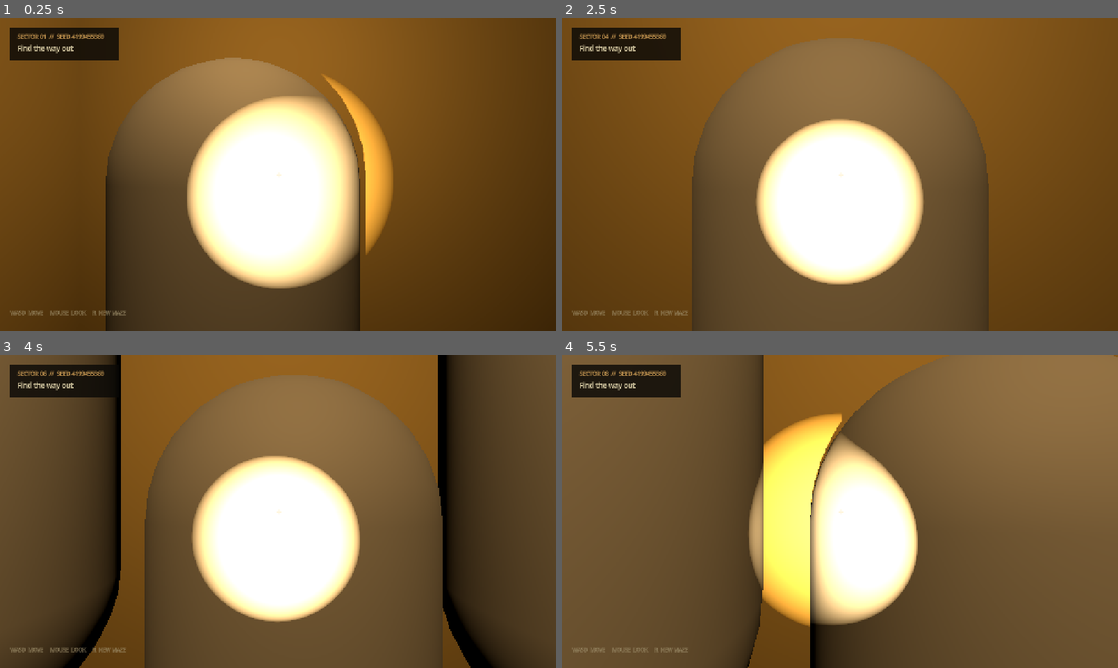
Above: before the commit, frames 1-4 (two rows, left to right).
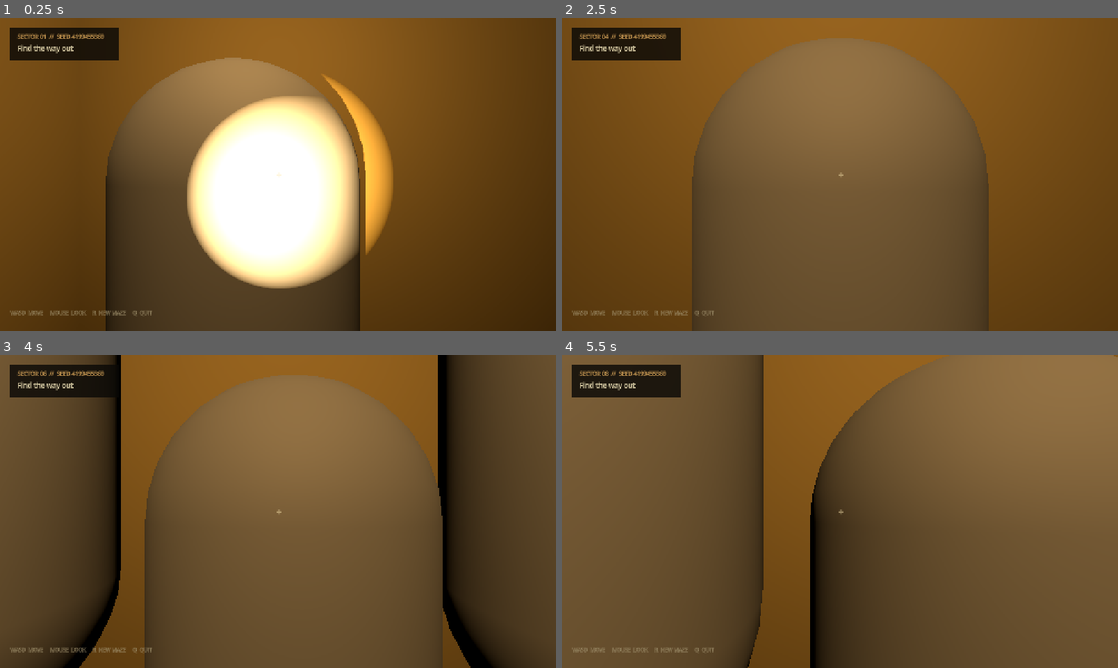
Above: after the commit, the same moments.

Repository: tvanzyl1/BackroomsGodot
Game: Godot game, scene res://main.tscn
Same seed, same stepped clock (60 frames per second), same inputs: the game is played once before the commit and once after it.
Inputs (mouse positions are in pixels of both pictures, inside the frame that each line leads up to):
- Up to frame 1 (0.25 s): no input
- Up to frame 2 (2.5 s): tap Enter at 0.5 s; move the mouse to (867, 174) at 0.52 s; hold R (new_game) 0.53-1.28 s; hold W (move_forward) from 0.53 s (still down); tap F at 0.8, 1.35, 2.3 s; move the mouse to (812, 174) at 1.27 s; tap R (new_game) at 1.55 s; move the mouse to (851, 168) at 2.02 s; hold R (new_game) from 2.03 s (still down)
- Up to frame 3 (4 s): keep holding W (move_forward); tap Space at 2.75 s; move the mouse to (272, 517) at 2.77 s; release R (new_game) at 2.78 s; tap F at 2.85, 3.8 s; tap R (new_game) at 3.05 s; move the mouse to (316, 514) at 3.52 s; hold R (new_game) from 3.53 s (still down)
- Up to frame 4 (5.5 s): keep holding W (move_forward); move the mouse to (795, 508) at 4.27 s; release R (new_game) at 4.28 s; tap F at 4.35, 5.3 s; tap R (new_game) at 4.55 s; move the mouse to (845, 511) at 5.02 s; hold R (new_game) from 5.03 s (still down)

The runs differ from the first frame. In frame 1, less than 0.1% of the frame differs, in the area x 23-28%, y 93-96%; in frame 2, 13%; in frame 3, 13%; in frame 4, 16%, in the area x 23-64%, y 18-96%.

Commit message:
Added some keys

Diff:
--- a/main.gd
+++ b/main.gd
@@ -14,6 +14,7 @@
 var generation: int = 0
 var status_label: Label
 var seed_label: Label
+var quit_dialog: ConfirmationDialog
 
 var wall_material: StandardMaterial3D
 var floor_material: StandardMaterial3D
@@ -29,6 +30,9 @@
 func _unhandled_input(event: InputEvent) -> void:
 	if event.is_action_pressed("new_game"):
 		new_game()
+	if event.is_action_pressed("quit_game") and not quit_dialog.visible:
+		Input.set_mouse_mode(Input.MOUSE_MODE_VISIBLE)
+		quit_dialog.popup_centered()
 	if event is InputEventMouseButton and event.pressed:
 		Input.set_mouse_mode(Input.MOUSE_MODE_CAPTURED)
 
@@ -202,7 +206,7 @@
 	status_label.add_theme_font_size_override("font_size", 16)
 	panel.add_child(status_label)
 	var help := Label.new()
-	help.text = "WASD  MOVE     MOUSE  LOOK     R  NEW MAZE"
+	help.text = "WASD  MOVE     MOUSE  LOOK     R  NEW MAZE     Q  QUIT"
 	help.position = Vector2(24.0, 670.0)
 	help.add_theme_color_override("font_color", Color(0.62, 0.56, 0.42, 0.9))
 	help.add_theme_font_size_override("font_size", 12)
@@ -213,3 +217,13 @@
 	crosshair.add_theme_color_override("font_color", Color(1.0, 0.92, 0.7, 0.75))
 	crosshair.add_theme_font_size_override("font_size", 18)
 	layer.add_child(crosshair)
+	quit_dialog = ConfirmationDialog.new()
+	quit_dialog.title = "Leave the Maze?"
+	quit_dialog.dialog_text = "Are you sure you want to quit?"
+	quit_dialog.ok_button_text = "Quit"
+	quit_dialog.cancel_button_text = "Stay"
+	quit_dialog.confirmed.connect(_quit_game)
+	layer.add_child(quit_dialog)
+
+func _quit_game() -> void:
+	get_tree().quit()
--- a/player.gd
+++ b/player.gd
@@ -4,10 +4,19 @@
 @export var move_speed: float = 4.5
 @export var mouse_sensitivity: float = 0.0025
 @export var acceleration: float = 18.0
+@export var flashlight_jitter_min_delay: float = 2.5
+@export var flashlight_jitter_max_delay: float = 6.0
+@export var flashlight_jitter_duration: float = 0.08
+@export var flashlight_jitter_min_energy: float = 0.2
 
 var head: Node3D
 var camera: Camera3D
 var flashlight: SpotLight3D
+var flashlight_enabled: bool = true
+var flashlight_energy: float = 5.0
+var flashlight_jitter_time: float = 0.0
+var flashlight_jitter_delay: float = 0.0
+var rng := RandomNumberGenerator.new()
 var pitch: float = 0.0
 var input_enabled: bool = true
 
@@ -24,7 +33,8 @@
 	flashlight = SpotLight3D.new()
 	flashlight.name = "Flashlight"
 	flashlight.light_color = Color(1.0, 0.86, 0.63)
-	flashlight.light_energy = 5.0
+	flashlight_energy = 5.0
+	flashlight.light_energy = flashlight_energy
 	flashlight.spot_range = 16.0
 	flashlight.spot_angle = 32.0
 	flashlight.shadow_enabled = true
@@ -41,7 +51,9 @@
 	camera.position.z = 0.02
 
 func _ready() -> void:
+	rng.randomize()
 	setup()
+	_schedule_flashlight_jitter()
 	Input.set_mouse_mode(Input.MOUSE_MODE_CAPTURED)
 
 func _unhandled_input(event: InputEvent) -> void:
@@ -49,8 +61,29 @@
 		rotate_y(-event.relative.x * mouse_sensitivity)
 		pitch = clamp(pitch - event.relative.y * mouse_sensitivity, -1.35, 1.35)
 		head.rotation.x = pitch
+	elif event is InputEventKey and event.pressed and not event.echo and event.keycode == KEY_F:
+		flashlight_enabled = not flashlight_enabled
+		flashlight.visible = flashlight_enabled
+		flashlight.light_energy = flashlight_energy
 	elif event is InputEventKey and event.pressed and event.keycode == KEY_ESCAPE:
 		Input.set_mouse_mode(Input.MOUSE_MODE_VISIBLE)
+
+func _process(delta: float) -> void:
+	if not flashlight_enabled:
+		return
+	if flashlight_jitter_time > 0.0:
+		flashlight_jitter_time -= delta
+		flashlight.light_energy = flashlight_energy * rng.randf_range(flashlight_jitter_min_energy, 0.65)
+		if flashlight_jitter_time <= 0.0:
+			flashlight.light_energy = flashlight_energy
+			_schedule_flashlight_jitter()
+	else:
+		flashlight_jitter_delay -= delta
+		if flashlight_jitter_delay <= 0.0:
+			flashlight_jitter_time = flashlight_jitter_duration
+
+func _schedule_flashlight_jitter() -> void:
+	flashlight_jitter_delay = rng.randf_range(flashlight_jitter_min_delay, flashlight_jitter_max_delay)
 
 func _physics_process(delta: float) -> void:
 	if not input_enabled:
--- a/project.godot
+++ b/project.godot
@@ -1,29 +1,66 @@
 ; Engine configuration file.
-; Backrooms Maze - Godot 4.7.2
+; It's best edited using the editor UI and not directly,
+; since the parameters that go here are not all obvious.
+;
+; Format:
+;   [section] ; section goes between []
+;   param=value ; assign values to parameters
+
 config_version=5
 
 [application]
+
 config/name="Backrooms: Yellow Maze"
 run/main_scene="res://main.tscn"
+config/features=PackedStringArray("4.7")
 
 [display]
+
 window/size/viewport_width=1280
 window/size/viewport_height=720
 window/size/window_width_override=1280
 window/size/window_height_override=720
 window/stretch/mode="canvas_items"
 
+[gui]
+
+theme/default_font_multichannel_signed_distance_field=true
+
+[input]
+
+move_forward={
+"deadzone": 0.5,
+"events": [Object(InputEventKey,"resource_local_to_scene":false,"resource_name":"","device":16,"window_id":0,"alt_pressed":false,"shift_pressed":false,"ctrl_pressed":false,"meta_pressed":false,"pressed":false,"keycode":0,"physical_keycode":87,"key_label":0,"unicode":0,"location":0,"echo":false,"script":null)
+]
+}
+move_backward={
+"deadzone": 0.5,
+"events": [Object(InputEventKey,"resource_local_to_scene":false,"resource_name":"","device":16,"window_id":0,"alt_pressed":false,"shift_pressed":false,"ctrl_pressed":false,"meta_pressed":false,"pressed":false,"keycode":0,"physical_keycode":83,"key_label":0,"unicode":0,"location":0,"echo":false,"script":null)
+]
+}
+move_left={
+"deadzone": 0.5,
+"events": [Object(InputEventKey,"resource_local_to_scene":false,"resource_name":"","device":16,"window_id":0,"alt_pressed":false,"shift_pressed":false,"ctrl_pressed":false,"meta_pressed":false,"pressed":false,"keycode":0,"physical_keycode":65,"key_label":0,"unicode":0,"location":0,"echo":false,"script":null)
+]
+}
+move_right={
+"deadzone": 0.5,
+"events": [Object(InputEventKey,"resource_local_to_scene":false,"resource_name":"","device":16,"window_id":0,"alt_pressed":false,"shift_pressed":false,"ctrl_pressed":false,"meta_pressed":false,"pressed":false,"keycode":0,"physical_keycode":68,"key_label":0,"unicode":0,"location":0,"echo":false,"script":null)
+]
+}
+new_game={
+"deadzone": 0.5,
+"events": [Object(InputEventKey,"resource_local_to_scene":false,"resource_name":"","device":16,"window_id":0,"alt_pressed":false,"shift_pressed":false,"ctrl_pressed":false,"meta_pressed":false,"pressed":false,"keycode":0,"physical_keycode":82,"key_label":0,"unicode":0,"location":0,"echo":false,"script":null)
+]
+}
+quit_game={
+"deadzone": 0.5,
+"events": [Object(InputEventKey,"resource_local_to_scene":false,"resource_name":"","device":16,"window_id":0,"alt_pressed":false,"shift_pressed":false,"ctrl_pressed":false,"meta_pressed":false,"pressed":false,"keycode":0,"physical_keycode":81,"key_label":0,"unicode":0,"location":0,"echo":false,"script":null)
+]
+}
+
 [rendering]
+
 renderer/rendering_method="gl_compatibility"
 renderer/rendering_method.mobile="gl_compatibility"
 environment/defaults/default_clear_color=Color(0.025, 0.02, 0.015, 1)
-
-[input]
-move_forward={"deadzone": 0.5, "events": [Object(InputEventKey,"physical_keycode":87)]}
-move_backward={"deadzone": 0.5, "events": [Object(InputEventKey,"physical_keycode":83)]}
-move_left={"deadzone": 0.5, "events": [Object(InputEventKey,"physical_keycode":65)]}
-move_right={"deadzone": 0.5, "events": [Object(InputEventKey,"physical_keycode":68)]}
-new_game={"deadzone": 0.5, "events": [Object(InputEventKey,"physical_keycode":82)]}
-
-[gui]
-theme/default_font_multichannel_signed_distance_field=true
Not shown, added: Howler.gd.uid
Not shown, added: NoiseManager.gd.uid
